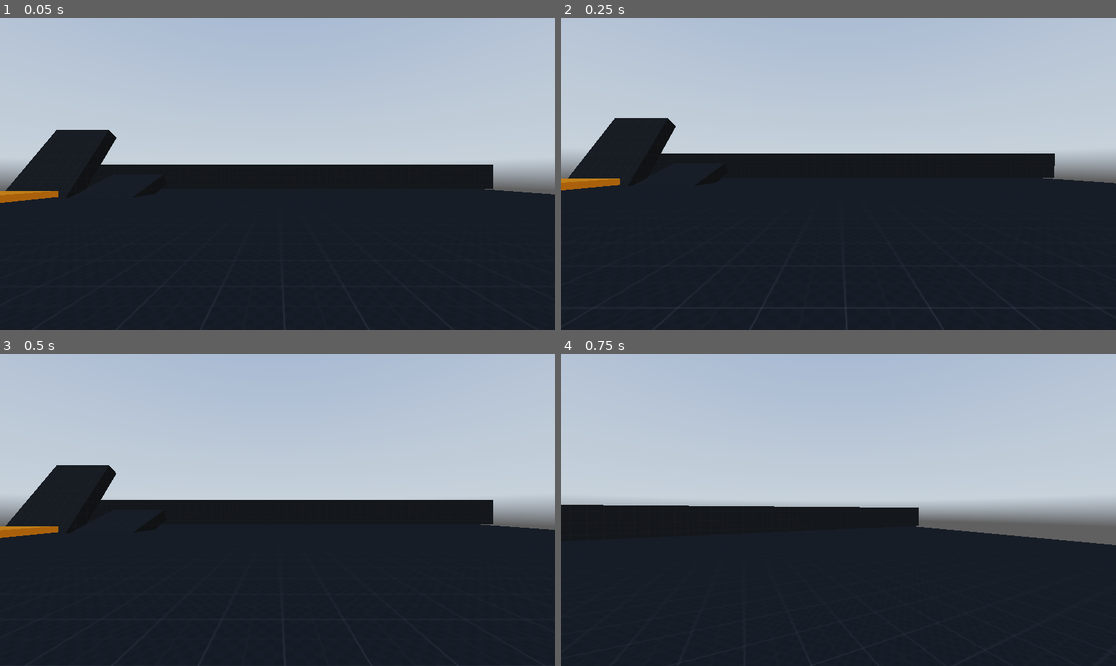
Above: before the commit, frames 1-4 (two rows, left to right).
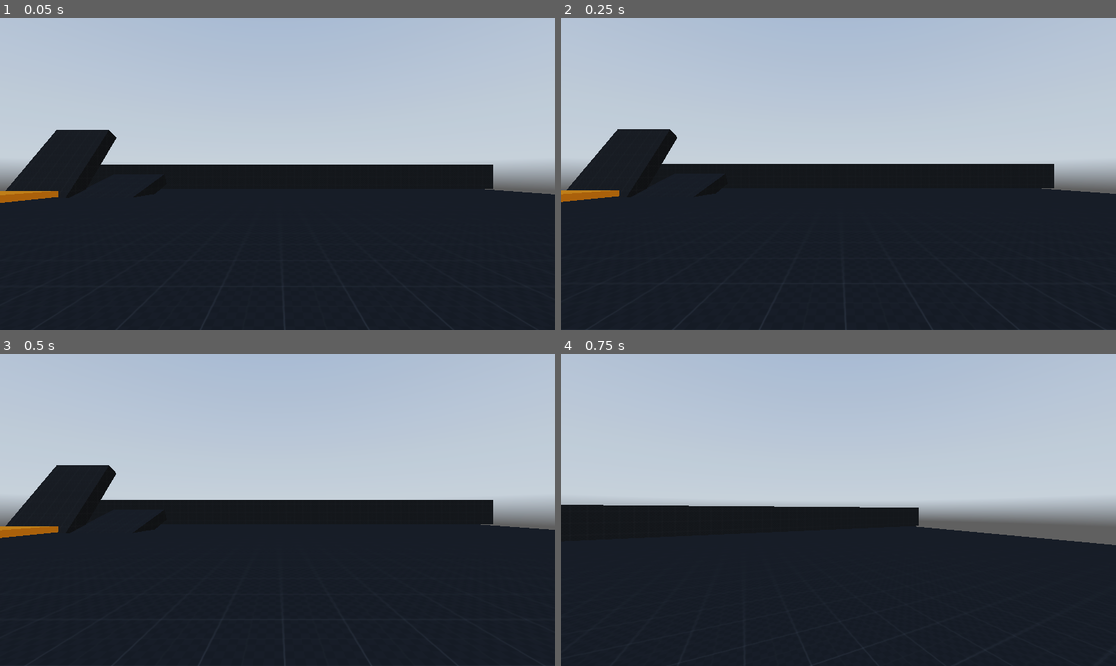
Above: after the commit, the same moments.

Repository: Robot-Joe/babysfirstfps
Game: Godot game, scene res://world.tscn
Two runs of this game, one before a commit and one after it. Both use one fixed random seed, a clock stepped at 60 frames per second and the inputs below. A sky picture missing from this copy of the repository is replaced by a grey-blue gradient.
Inputs (mouse positions are in pixels of both pictures, inside the frame that each line leads up to):
- Up to frame 1 (0.05 s): no input
- Up to frame 2 (0.25 s): no input
- Up to frame 3 (0.5 s): no input
- Up to frame 4 (0.75 s): tap Enter (ui_accept) at 0.5 s; move the mouse to (866, 510) at 0.52 s; hold W (Forward) from 0.53 s (still down); hold Ctrl (Crouch) from 0.53 s (still down)

Frame 1 is identical in both runs. In frame 2, 5.2% of the frame differs, in the area x 0-100%, y 32-100%; in frame 3, nothing differs; in frame 4, nothing differs.

Commit message:
changed jump impulse to an export variable added a "falling timer" (after X seconds, trigger "falling" state) added tracking distance fell

Diff:
--- a/scripts/player.gd
+++ b/scripts/player.gd
@@ -20,12 +20,14 @@
 @export var crouch_speed = 3.0
 
 # movement vars
-const jump_velocity = 4.5
+@export var jump_velocity = 4.5
 var lerp_speed = 10.0
 var air_lerp_speed = 1.5
 var crouch_depth = -0.5
 var last_velocity = Vector3.ZERO
 var _falling : bool = false
+var falling_timer : float = 0.0
+var distance_fell : float = 0.0
 
 # stair & slope detection vars
 
@@ -138,12 +140,12 @@
 		crouching_collision_shape.disabled = true
 		head.position.y = lerp(head.position.y,1.8,delta*lerp_speed)
 
-	# Add the gravity.
+	# Add the gravity and add to falling timer.
 	if not is_on_floor():
 		velocity += get_gravity() * delta
-
-	# Am I falling?
-	if last_velocity.y < 0.0: _falling = true
+		falling_timer += delta
+		if velocity.y < 0:
+			distance_fell += abs(velocity.y) * delta
 
 	_cur_frame += 1
 	if is_on_floor():
@@ -155,8 +157,14 @@
 		# After landing while falling
 		if _falling:
 			animation_player.play("Landing")
-			_falling = false
-
+		_falling = false
+		falling_timer = 0
+		if distance_fell > 0.0:
+			print("Distance fell: " + str(snapped(distance_fell, 0.01)))
+			distance_fell = 0
+
+	if falling_timer > 0.5:
+		_falling = true
 	# Get the input direction and handle the movement/deceleration.
 	# As good practice, you should replace UI actions with custom gameplay actions.
 	var input_dir := Input.get_vector("Left", "Right", "Forward", "Backward")
